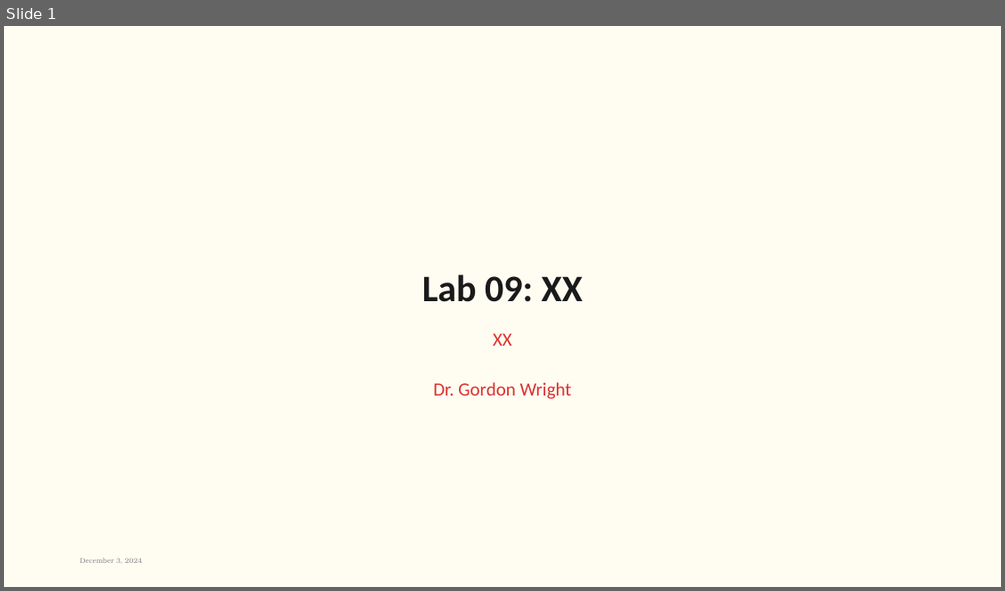
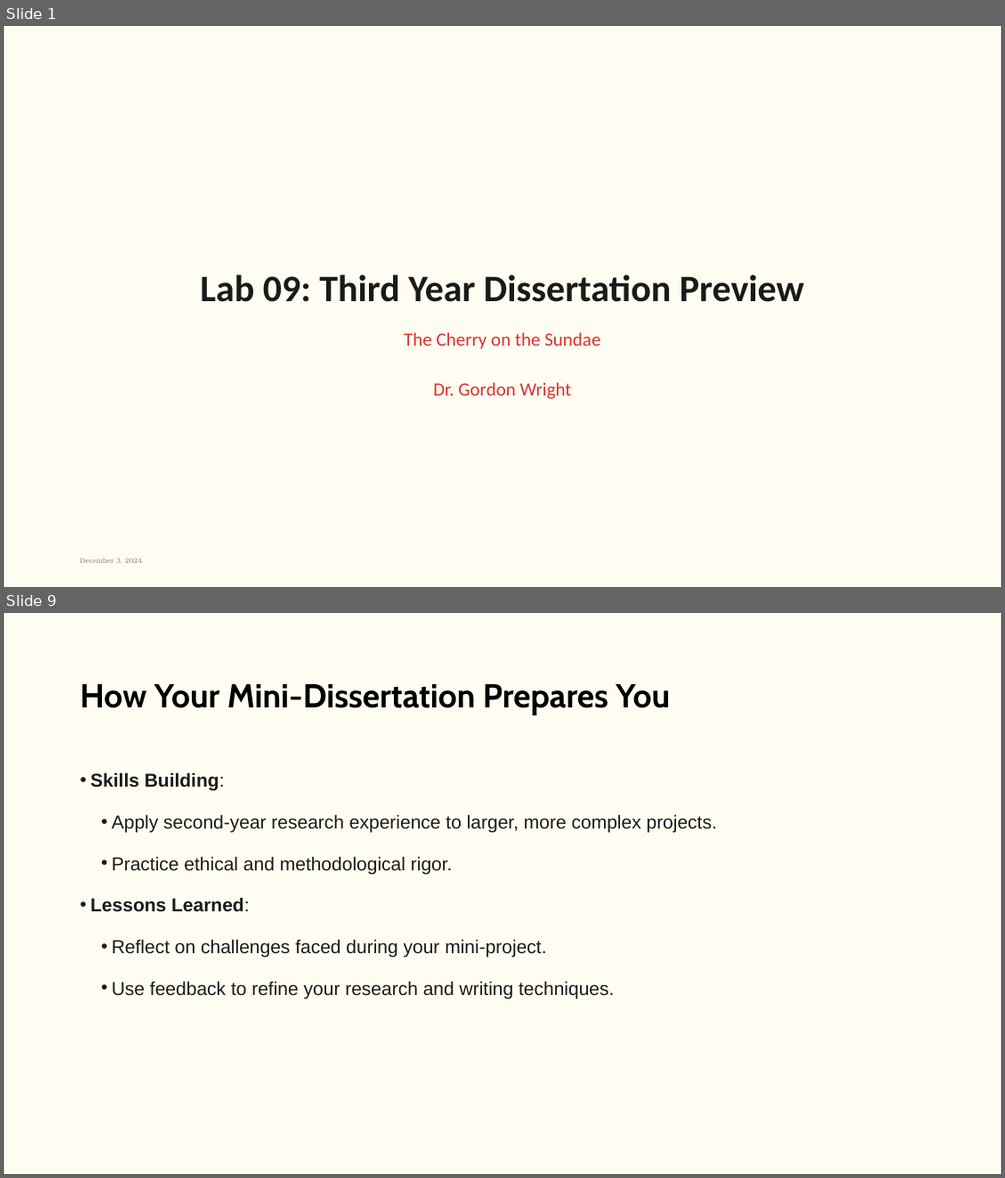
Before and after one commit to LittleMonkeyLab/PS52007Dslides, a slide deck: week09/lab.pptx. Shown one above the other, each under a label of ours: slide 1 before the commit, slides 1 and 9 after it; the slides between them are not shown. The pictures are 1005x591 and 1005x1178 pixels, drawn with LibreOffice and Linux fonts; fonts in the diff are those of the drawing; background and template pictures are left out. Boxes give left, top, right and bottom in pixels: in the first picture for what was removed or moved away, otherwise in the second. Text is boxed around its words. In the diff, an @@ line names an element or a change of style, - is before the commit and + after.

```diff
--- a/week09/lab.pptx
+++ b/week09/lab.pptx
@@ slide 9 added at box(4, 613, 1001, 1174), background #FFFCF2 @@
@@ title added at box(80, 684, 670, 714), 32 pt, text #000000, bold @@
+How Your Mini-Dissertation Prepares You
@@ text added at box(90, 772, 717, 998), 18 pt, text #1A1A1A @@
+• Skills Building:
+  • Apply second-year research experience to larger, more complex projects.
+  • Practice ethical and methodological rigor.
+• Lessons Learned:
+  • Reflect on challenges faced during your mini-project.
+  • Use feedback to refine your research and writing techniques.
@@ slide 1 changed as well @@
@@ title at box(200, 274, 804, 302): text changed @@
-Lab 09: XX
+Lab 09: Third Year Dissertation Preview
@@ subtitle at box(404, 332, 600, 399): text changed @@
-XX
-Dr. Gordon Wright
+The Cherry on the Sundae
+Dr. Gordon Wright
```
Also in this commit, not shown: 16 other slides added, 2 slides removed, 37 other files.
